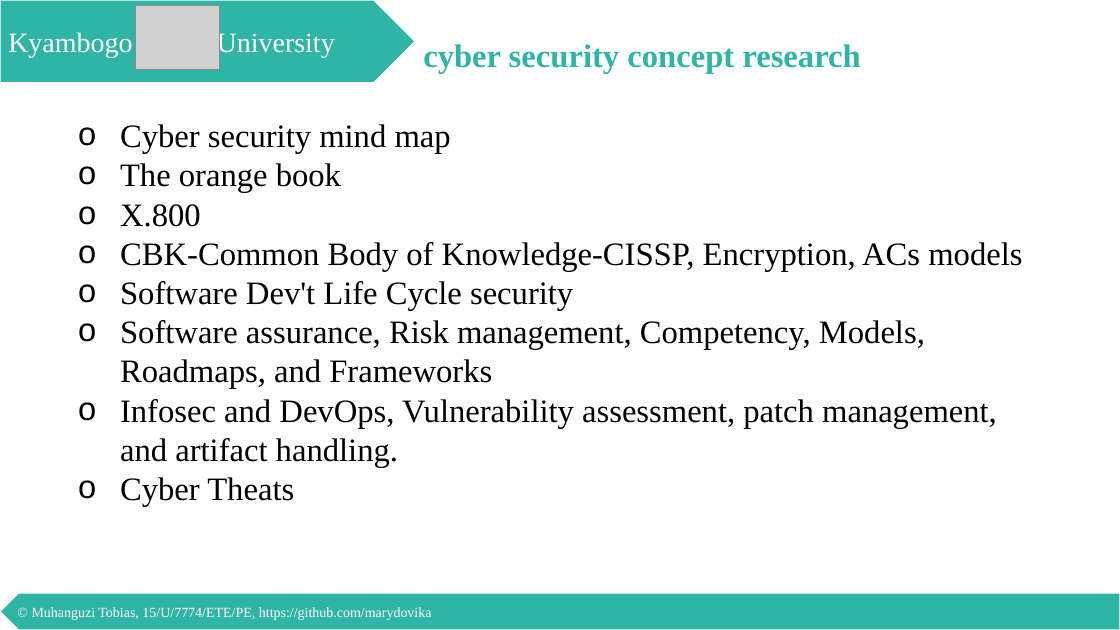
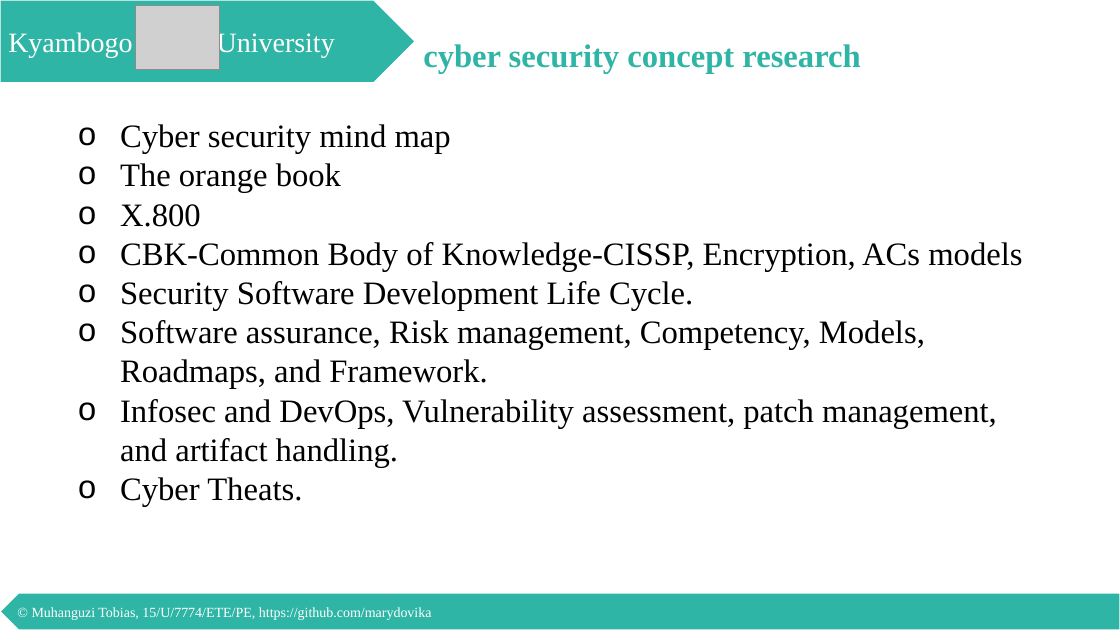
Before and after one commit to marydovika/Cyber-Security-Project-for-5G-IoT-Cloud-NFC, a slide deck: slide 17 of presentations/proposalPresentation.pptx. Drawn at 1120x630 pixels with LibreOffice and Linux fonts; fonts in the diff are those of the drawing; grey boxes stand for pictures. Boxes give left, top, right and bottom in pixels: in the first picture for what was removed or moved away, otherwise in the second. Text is boxed around its words. In the diff, an @@ line names an element or a change of style, - is before the commit and + after.

```diff
--- a/presentations/proposalPresentation.pptx
+++ b/presentations/proposalPresentation.pptx
@@ text at bbox=[120, 204, 1022, 506]: text changed @@
-o X.800
-  CBK-Common Body of Knowledge-CISSP, Encryption, ACs models
-  Software Dev't Life Cycle security
-  Software assurance, Risk management, Competency, Models, Roadmaps, and Frameworks
-  Infosec and DevOps, Vulnerability assessment, patch management, and artifact handling.
-o Cyber Theats
+o X.800
+  CBK-Common Body of Knowledge-CISSP, Encryption, ACs models
+  Security Software Development Life Cycle.
+  Software assurance, Risk management, Competency, Models, Roadmaps, and Framework.
+  Infosec and DevOps, Vulnerability assessment, patch management, and artifact handling.
+o Cyber Theats.
```
Also in this commit, not shown: 18 other slides changed.
